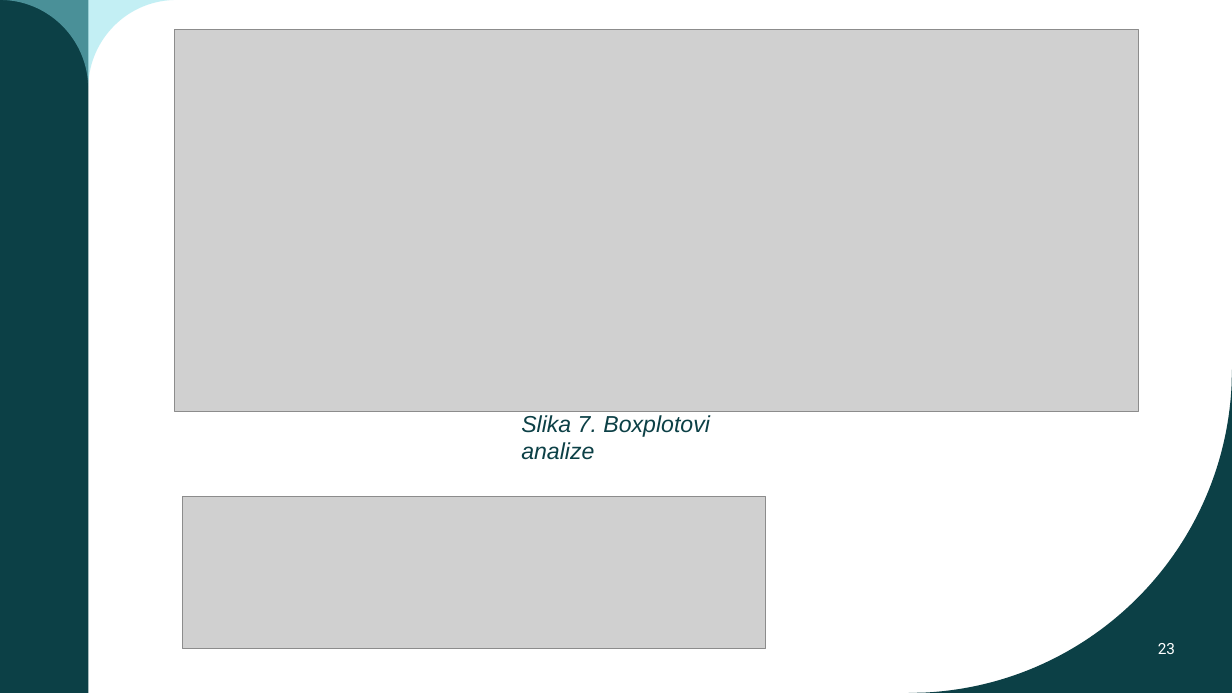
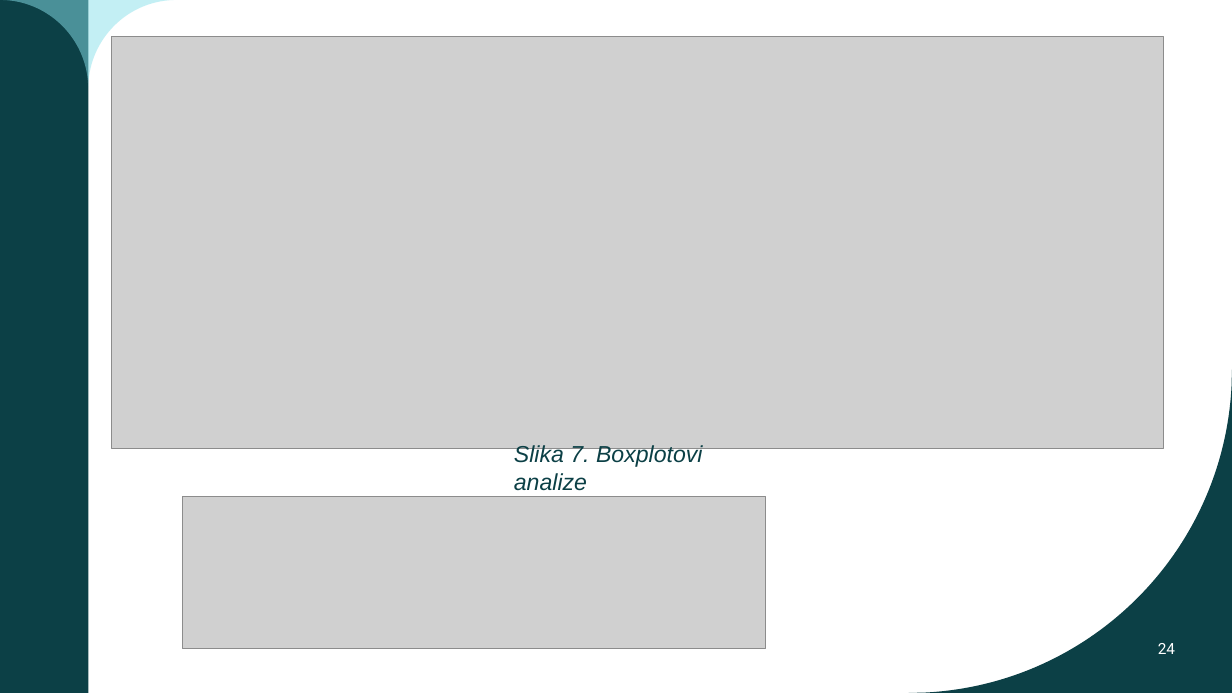
Before and after one commit to jfletcher20/diabetes-health-indicators-analysis, a slide deck: slide 24 of documentation/documentation.pptx (slide 23 before the commit). Drawn at 1232x693 pixels with LibreOffice and Linux fonts; fonts in the diff are those of the drawing; grey boxes stand for pictures; background and template pictures are left out. Boxes give left, top, right and bottom in pixels: in the first picture for what was removed or moved away, otherwise in the second. Text is boxed around its words. In the diff, an @@ line names an element or a change of style, - is before the commit and + after.

```diff
--- a/documentation/documentation.pptx
+++ b/documentation/documentation.pptx
@@ picture: place and size @@
-picture at <box>175,30,1139,411</box>
+picture at <box>111,37,1164,448</box>
@@ text "Slika 7. Boxplotovi analize": place and size @@
-text "Slika 7. Boxplotovi analize" at <box>521,415,710,460</box>
+text "Slika 7. Boxplotovi analize" at <box>514,444,703,491</box>
@@ page number at <box>1158,643,1175,654</box>: text changed @@
-23
+24
```
Also in this commit, not shown: 10 other slides changed, 1 slide added.
